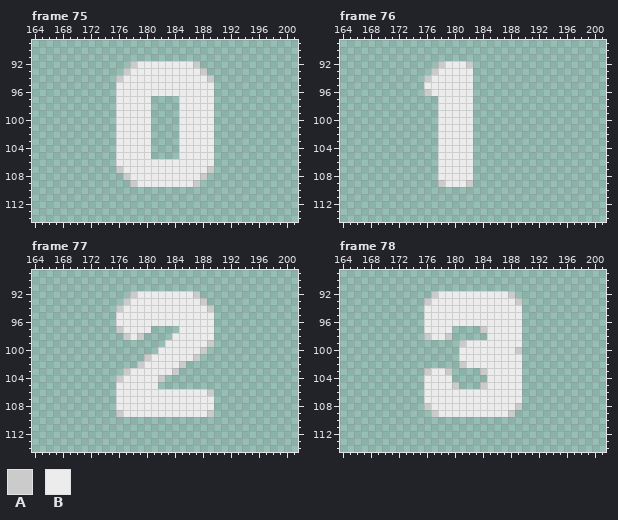
File history of a pixel-art file, assets/sylabulus/graphics/intface.aseprite. The picture above was drawn from the file before the commit.
379x209 pixels, 109 frames. Colours within 5 levels of each other are drawn and written as one. Shown: frame 75: x 164..201, y 89..114; frame 76: x 164..201, y 89..114; frame 77: x 164..201, y 89..114; frame 78: x 164..201, y 89..114. The commit also changed other frames, which this record leaves out.
Palette (. is transparent): A #cbcbcb  B #ececec
Pixels before, frame 75, first column x 176:
 92 ..ABBBBBBBBA..
 93 .ABBBBBBBBBBA.
 94 ABBBBBBBBBBBBA
 95 BBBBBBBBBBBBBB
 96 BBBBBBBBBBBBBB
 97 BBBBB....BBBBB
 98 BBBBB....BBBBB
 99 BBBBB....BBBBB
100 BBBBB....BBBBB
101 BBBBB....BBBBB
102 BBBBB....BBBBB
103 BBBBB....BBBBB
104 BBBBB....BBBBB
105 BBBBB....BBBBB
106 BBBBBBBBBBBBBB
107 ABBBBBBBBBBBBA
108 .ABBBBBBBBBBA.
109 ..ABBBBBBBBA..
Pixels before, frame 76, first column x 176:
 92 ..ABBBA
 93 .ABBBBB
 94 ABBBBBB
 95 BBBBBBB
 96 ABBBBBB
 97 ..BBBBB
 98 ..BBBBB
 99 ..BBBBB
100 ..BBBBB
101 ..BBBBB
102 ..BBBBB
103 ..BBBBB
104 ..BBBBB
105 ..BBBBB
106 ..BBBBB
107 ..BBBBB
108 ..BBBBB
109 ..ABBBA
Pixels before, frame 77, first column x 176:
 92 ..ABBBBBBBBA..
 93 .ABBBBBBBBBBA.
 94 ABBBBBBBBBBBBA
 95 BBBBBBBBBBBBBB
 96 BBBBBBBBBBBBBB
 97 ABBBB....BBBBB
 98 .ABA....BBBBBB
 99 .......BBBBBBA
100 ......BBBBBBA.
101 ....ABBBBBBA..
102 ...ABBBBBA....
103 .ABBBBBBA.....
104 ABBBBBA.......
105 BBBBBB........
106 BBBBBBBBBBBBBA
107 BBBBBBBBBBBBBB
108 BBBBBBBBBBBBBB
109 ABBBBBBBBBBBBA
Pixels before, frame 78, first column x 176:
 92 .ABBBBBBBBBBA.
 93 ABBBBBBBBBBBBA
 94 BBBBBBBBBBBBBB
 95 BBBBBBBBBBBBBB
 96 BBBBBBBBBBBBBB
 97 BBBB....ABBBBB
 98 ABBA.....BBBBB
 99 .....ABBBBBBBB
100 .....BBBBBBBBA
101 .....BBBBBBBBB
102 .....ABBBBBBBB
103 ABBA....ABBBBB
104 BBBB.....BBBBB
105 BBBBA...ABBBBB
106 BBBBBBBBBBBBBB
107 BBBBBBBBBBBBBB
108 ABBBBBBBBBBBBA
109 .ABBBBBBBBBBA.
Now the later version:
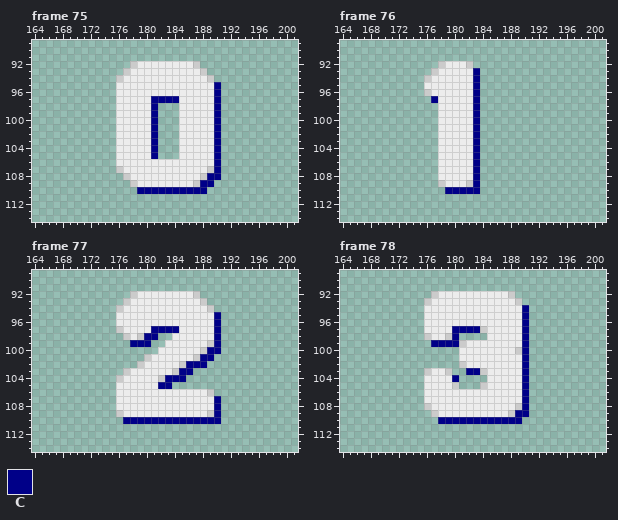
Colours new in this view: C #000088
The edit:
Frame 75:
y 95..96: x 190 . -> C
y 97: x 181..184 .... -> CCCC; x 190 . -> C
y 98..105: x 181 . -> C; x 190 . -> C
y 106..107: x 190 . -> C
y 108: x 189..190 .. -> CC
y 109: x 188..189 .. -> CC
y 110: x 179..188 .......... -> CCCCCCCCCC
Frame 76:
y 93..96: x 183 . -> C
y 97: x 177 . -> C; x 183 . -> C
y 98..109: x 183 . -> C
y 110: x 179..183 ..... -> CCCCC
Frame 77:
y 95..96: x 190 . -> C
y 97: x 181..184 .... -> CCCC; x 190 . -> C
y 98: x 180..181 .. -> CC; x 190 . -> C
y 99: x 178..180 ... -> CCC; x 190 . -> C
y 100: x 189..190 .. -> CC
y 101: x 188..189 .. -> CC
y 102: x 186..188 ... -> CCC
y 103: x 185..186 .. -> CC
y 104: x 183..185 ... -> CCC
y 105: x 182..183 .. -> CC
y 107..109: x 190 . -> C
y 110: x 177..190 .............. -> CCCCCCCCCCCCCC
Frame 78:
y 94..96: x 190 . -> C
y 97: x 180..183 .... -> CCCC; x 190 . -> C
y 98: x 180 . -> C; x 190 . -> C
y 99: x 177..180 .... -> CCCC; x 190 . -> C
y 100..102: x 190 . -> C
y 103: x 182..183 .. -> CC; x 190 . -> C
y 104: x 180 . -> C; x 190 . -> C
y 105..108: x 190 . -> C
y 109: x 189..190 .. -> CC
y 110: x 178..189 ............ -> CCCCCCCCCCCC
Pixel boxes of the changes (left, top, right, bottom) in both pictures:
added: (137, 82, 221, 194)
added: (445, 68, 480, 194)
added: (431, 96, 438, 103)
added: (123, 312, 221, 424)
added: (431, 305, 529, 424)
